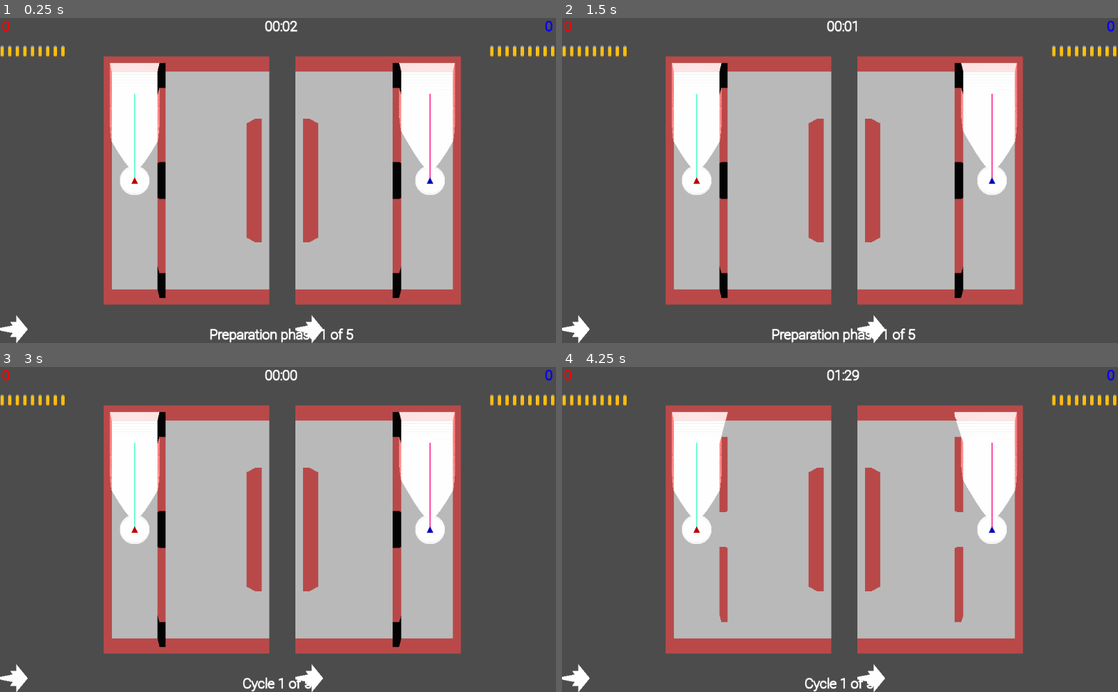
Above: before the commit, frames 1-4 (two rows, left to right).
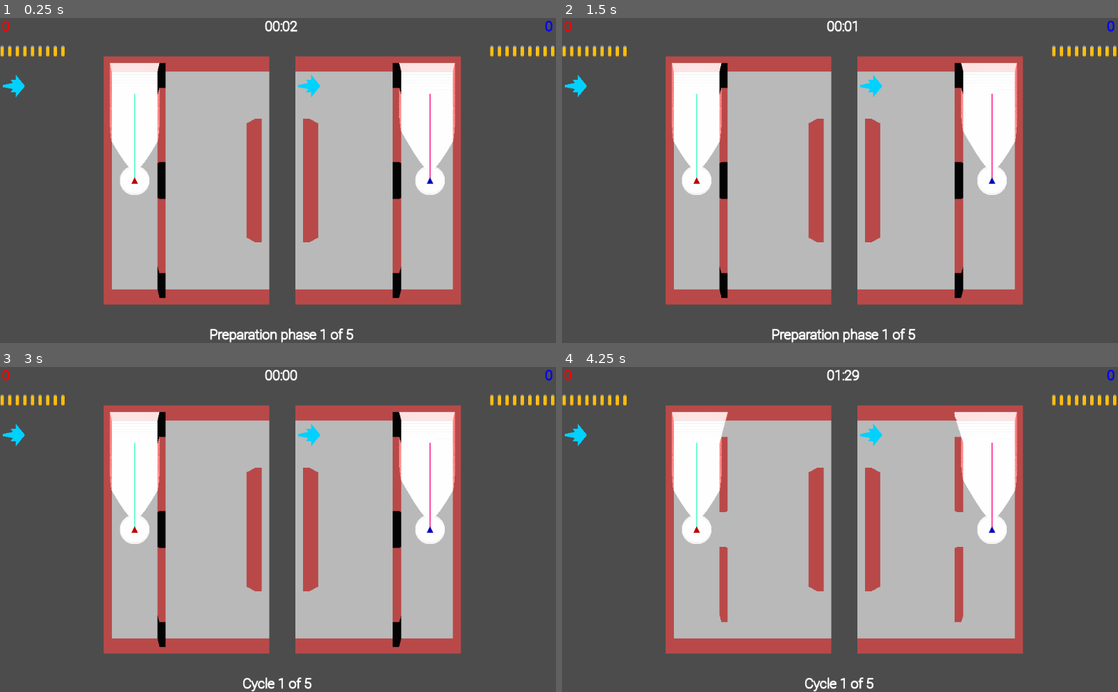
Above: after the commit, the same moments.

Repository: lizrad/fpspf
Game: Godot game, scene res://World.tscn
The game is run twice, just before and just after one commit, with the same random seed, the same clock (stepped at 60 frames per second) and the same inputs.
Inputs:
- Up to frame 1 (0.25 s): no input
- Up to frame 2 (1.5 s): tap Enter at 0.5 s; tap Space at 1.25 s
- Up to frame 3 (3 s): tap Enter at 2.75 s
- Up to frame 4 (4.25 s): tap Space at 3.5 s

The runs differ from the first frame. In frame 1, 0.6% of the frame differs, in the area x 0-59%, y 17-100%; in frame 2, 0.6%; in frame 3, 0.6%; in frame 4, 0.6%.

Commit message:
Change and move dash icon to be more visible

Diff:
--- a/UI/PlayerHUD.gd
+++ b/UI/PlayerHUD.gd
@@ -1,7 +1,11 @@
 class_name PlayerHUD
 extends Control
 
-onready var _dash_icon_bar := get_node("DashIcon_pb")
+onready var _dash_icon_bar := get_node("TextureRect/DashIcon_pb")
 
 func set_dash_progress(value : float) -> void:
 	_dash_icon_bar.value = value
+	if value >= 1.0:
+		_dash_icon_bar.tint_progress.a = 1.0
+	else:
+		_dash_icon_bar.tint_progress.a = 0.5
--- a/UI/PlayerHUD.tscn
+++ b/UI/PlayerHUD.tscn
@@ -1,7 +1,10 @@
-[gd_scene load_steps=3 format=2]
+[gd_scene load_steps=5 format=2]
 
 [ext_resource path="res://Resources/Icons/icon_dash.png" type="Texture" id=1]
 [ext_resource path="res://UI/PlayerHUD.gd" type="Script" id=2]
+[ext_resource path="res://Resources/Icons/white_rounded.png" type="Texture" id=3]
+
+[sub_resource type="CanvasItemMaterial" id=1]
 
 [node name="PlayerHUD" type="Control"]
 anchor_right = 1.0
@@ -11,19 +14,31 @@
 "_edit_use_anchors_": false
 }
 
-[node name="DashIcon_pb" type="TextureProgress" parent="."]
-anchor_top = 1.0
+[node name="TextureRect" type="TextureRect" parent="."]
+self_modulate = Color( 0, 0, 0, 0 )
+material = SubResource( 1 )
+margin_top = 100.0
+margin_right = 512.0
+margin_bottom = 512.0
+rect_scale = Vector2( 0.1, 0.1 )
+texture = ExtResource( 3 )
+__meta__ = {
+"_edit_use_anchors_": false
+}
+
+[node name="DashIcon_pb" type="TextureProgress" parent="TextureRect"]
+anchor_left = 0.1
+anchor_top = 0.1
+anchor_right = 1.0
 anchor_bottom = 1.0
-margin_top = -512.0
-margin_right = 512.0
-rect_scale = Vector2( 0.1, 0.1 )
-rect_pivot_offset = Vector2( 0, 512 )
+rect_scale = Vector2( 0.8, 0.8 )
 max_value = 1.0
 step = 0.01
 value = 0.75
 texture_under = ExtResource( 1 )
 texture_progress = ExtResource( 1 )
-tint_under = Color( 0.203922, 0.203922, 0.203922, 1 )
+tint_under = Color( 0, 0.352941, 0.427451, 0.392157 )
+tint_progress = Color( 0, 0.823529, 1, 0.392157 )
 __meta__ = {
 "_edit_use_anchors_": false
 }
Binary file added: Resources/Icons/white.png
Not shown, added: Resources/Icons/white.png.import
Binary file added: Resources/Icons/white_rounded.png
Not shown, added: Resources/Icons/white_rounded.png.import
